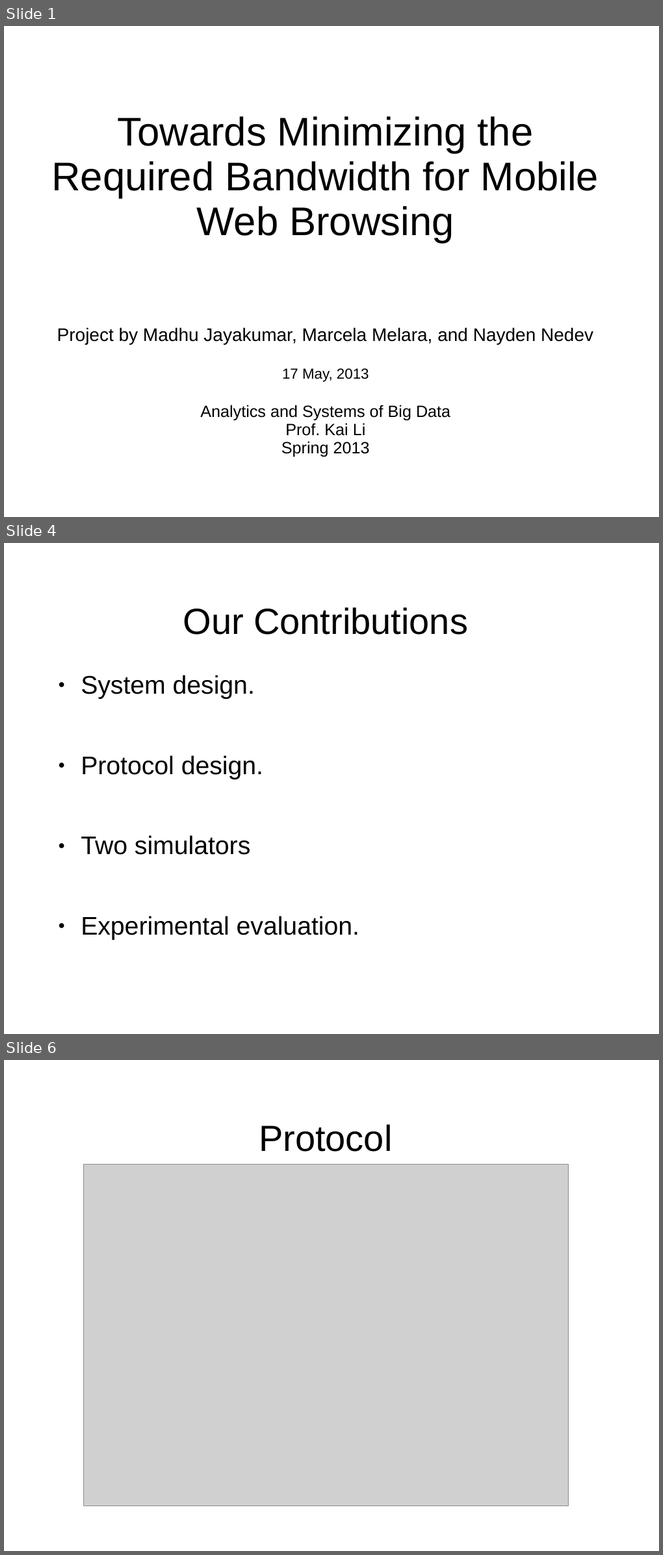
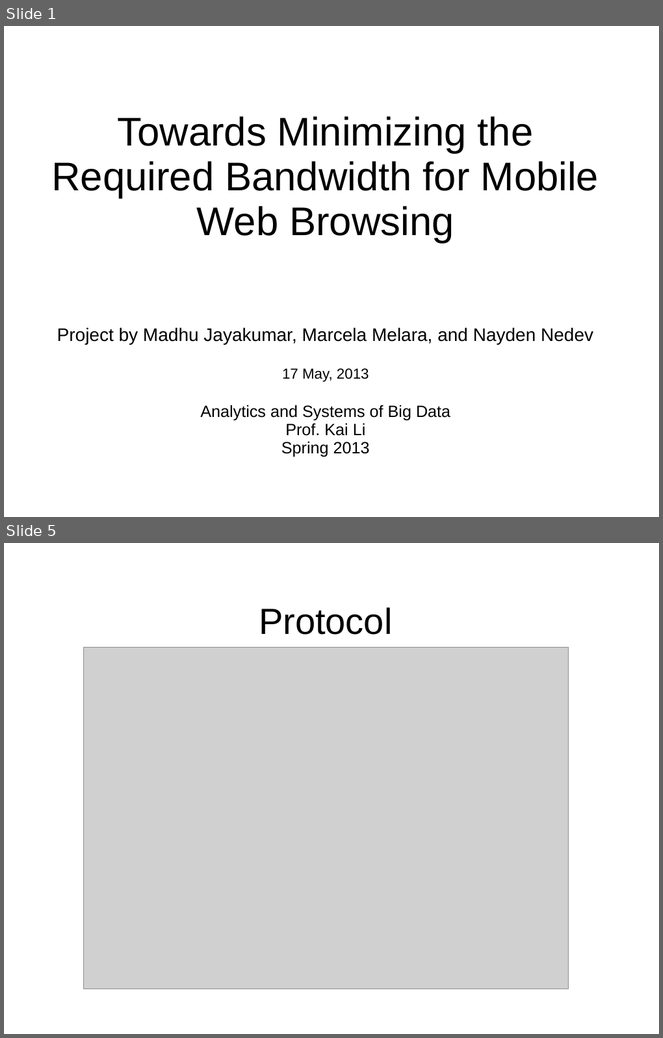
Before and after one commit to masomel/big-data-project, a slide deck: paper/Presentation_May17.ppt. Shown one above the other, each under a label of ours: slides 1, 4 and 6 before the commit, slides 1 and 5 after it; the slides between them are not shown. The pictures are 663x1555 and 663x1038 pixels, drawn with LibreOffice and Linux fonts; fonts in the diff are those of the drawing; grey boxes stand for pictures; background and template pictures are left out. Boxes give left, top, right and bottom in pixels: in the first picture for what was removed or moved away, otherwise in the second. Text is boxed around its words. In the diff, an @@ line names an element or a change of style, - is before the commit and + after.

```diff
--- a/paper/Presentation_May17.ppt
+++ b/paper/Presentation_May17.ppt
@@ slide 4 removed at (4, 543, 659, 1034), background picture (left out) @@
@@ title removed at (183, 607, 468, 635) @@
-Our Contributions
@@ text removed at (81, 675, 360, 940) @@
-● System design.
-● Protocol design.
-● Two simulators
-● Experimental evaluation.
@@ what was slide 6 is now slide 5 @@
```
Also in this commit, not shown: 6 slides changed, 5 slides added, 3 other slides removed.
